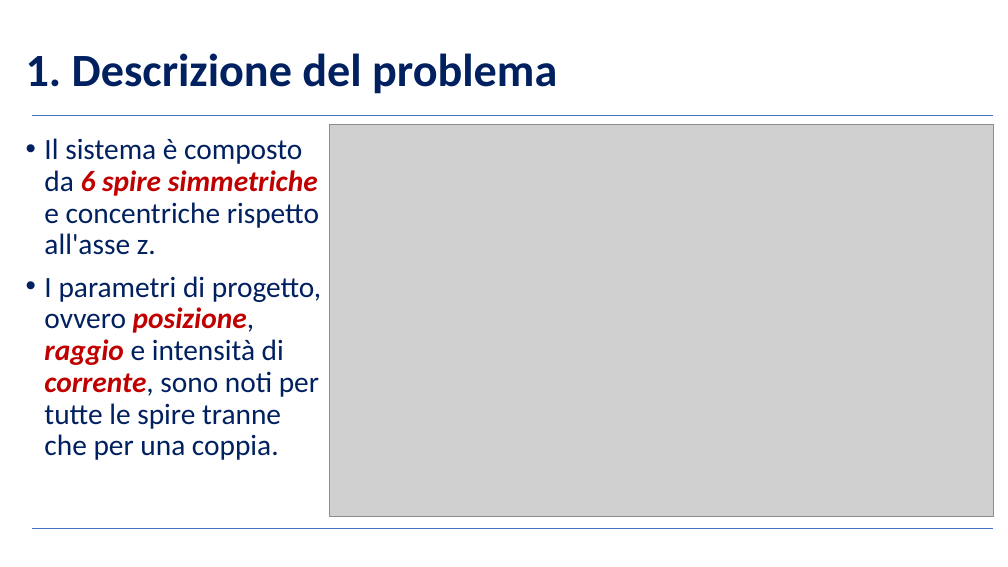
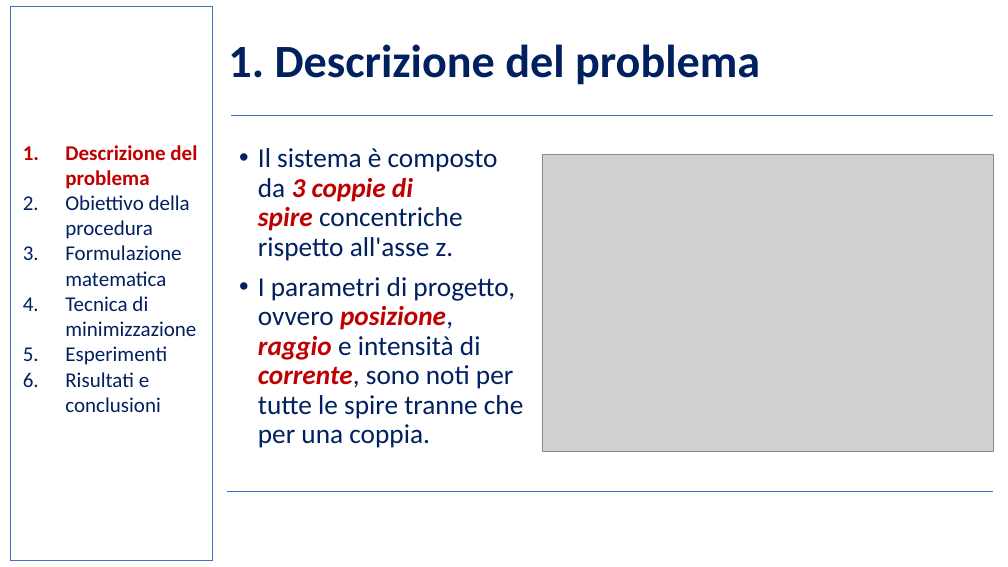
Before and after one commit to BernardoGiordano/NelderMeadMethod, a slide deck: slide 3 of writeup/Slides.pptx. Drawn at 1008x567 pixels with LibreOffice and Linux fonts; fonts in the diff are those of the drawing; grey boxes stand for pictures; background and template pictures are left out. Boxes give left, top, right and bottom in pixels: in the first picture for what was removed or moved away, otherwise in the second. Text is boxed around its words. In the diff, an @@ line names an element or a change of style, - is before the commit and + after.

```diff
--- a/writeup/Slides.pptx
+++ b/writeup/Slides.pptx
@@ rectangle added at box(11, 6, 212, 561), outline #4472C4 1 pt @@
@@ text "1. Descrizione del problema": place and size @@
-text "1. Descrizione del problema" at box(26, 53, 557, 94)
+text "1. Descrizione del problema" at box(228, 44, 760, 85)
@@ line moved from (32, 115) - (994, 115) to (231, 115) - (994, 115) @@
@@ text added at box(65, 145, 197, 412), 20 pt, text #002060 @@
+1. Descrizione del problema
+2. Obiettivo della procedura
+3. Formulazione matematica
+4. Tecnica di minimizzazione
+5. Esperimenti
+6. Risultati e conclusioni
@@ text "Il sistema è composto da ...": place and size @@
-text "Il sistema è composto da ..." at box(44, 138, 321, 460)
+text "Il sistema è composto da ..." at box(258, 148, 523, 448)
@@ text at box(258, 148, 498, 261): text changed; size 28 to 26 pt @@
-• Il sistema è composto da 6 spire simmetriche e concentriche rispetto all'asse z.
+• Il sistema è composto da 3 coppie di spire concentriche rispetto all'asse z.
@@ picture: place and size @@
-picture at box(330, 125, 994, 516)
+picture at box(542, 154, 994, 452)
@@ text at box(258, 277, 523, 448): size 28 to 26 pt in "I parametri di progetto, ovvero posizione, raggio ..." @@
@@ line moved from (32, 528) - (994, 528) to (227, 491) - (994, 491) @@
```
Also in this commit, not shown: 18 other slides changed, 9 other files.
